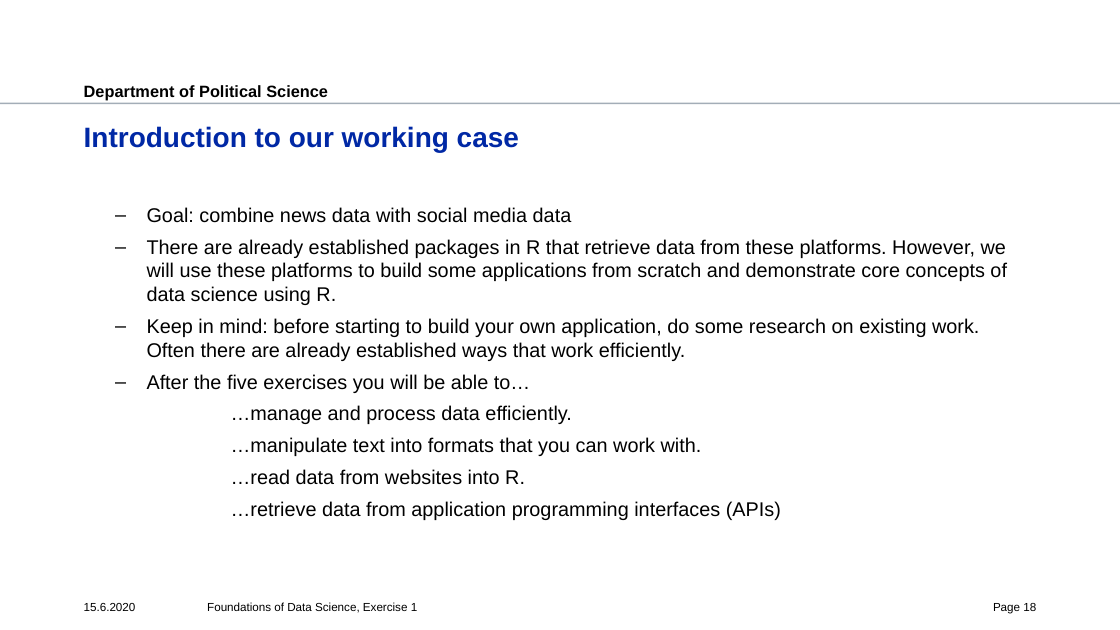
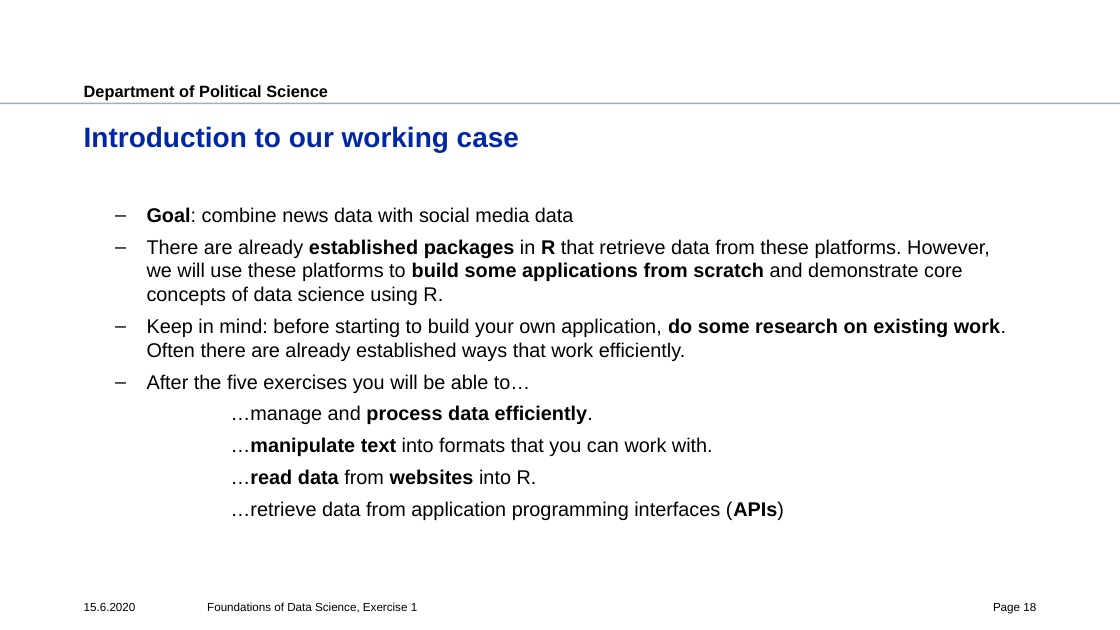
Before and after one commit to polianchykova/fds-2020-exercise, a slide deck: slide 18 of ex1/ex1.pptx. Drawn at 1120x630 pixels with LibreOffice and Linux fonts; fonts in the diff are those of the drawing; background and template pictures are left out. Boxes give left, top, right and bottom in pixels: in the first picture for what was removed or moved away, otherwise in the second. Text is boxed around its words. In the diff, an @@ line names an element or a change of style, - is before the commit and + after.

```diff
--- a/ex1/ex1.pptx
+++ b/ex1/ex1.pptx
@@ text at (147, 207, 1006, 520): bold on in "Goal:", "established packages R build some applications from ...", "do some research on existing work.", "process data efficiently." and 3 more places @@
```
Also in this commit, not shown: 6 other slides changed, 3 other files.
